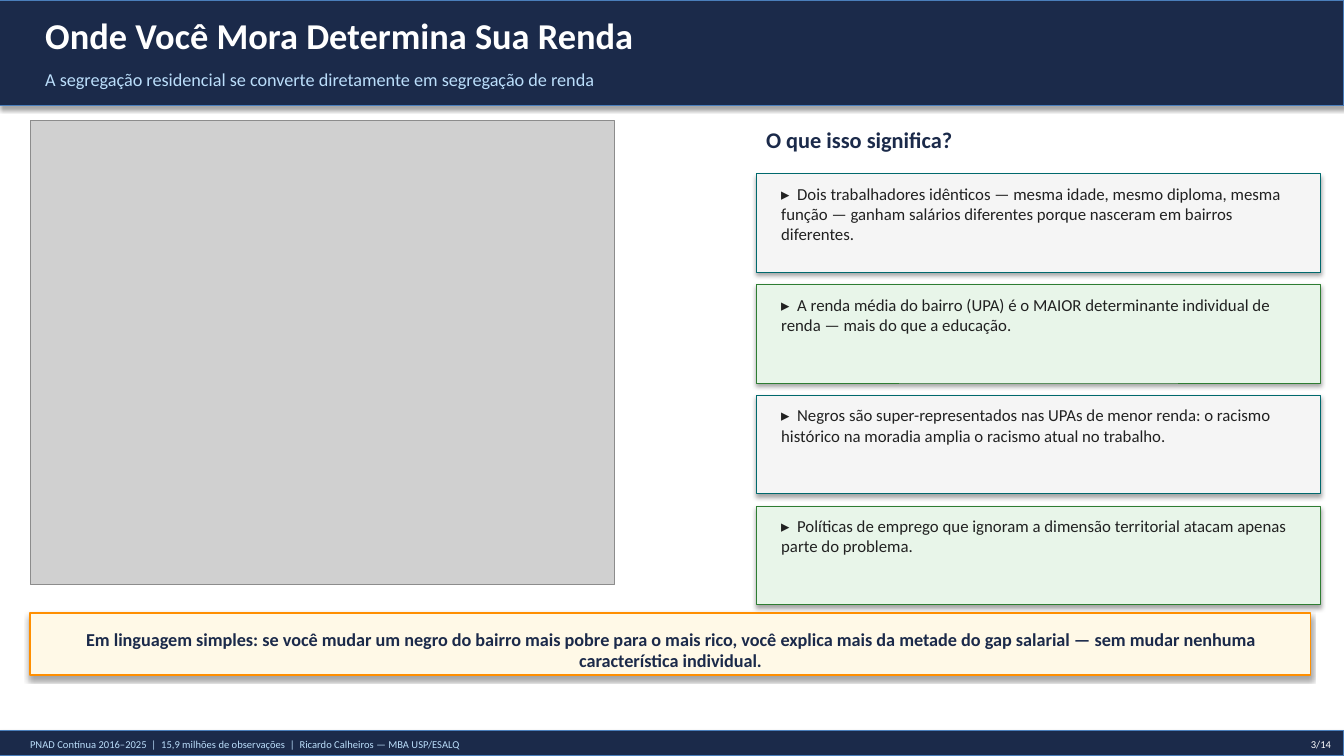
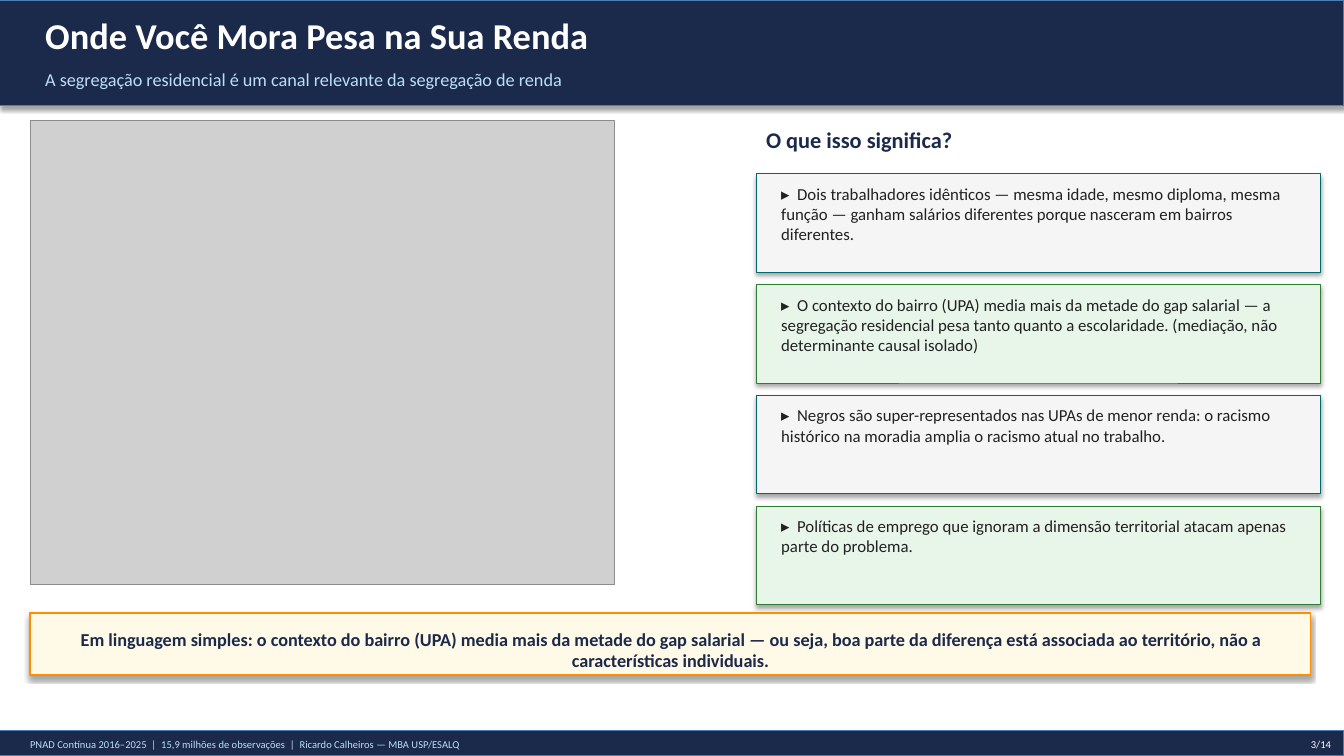
Before and after one commit to rickinrj-ux/ProjetoRacismoPNAD, a slide deck: slide 3 of entregaveis/apresentacao_executiva.pptx. Drawn at 1344x756 pixels with LibreOffice and Linux fonts; fonts in the diff are those of the drawing; grey boxes stand for pictures. Boxes give left, top, right and bottom in pixels: in the first picture for what was removed or moved away, otherwise in the second. Text is boxed around its words. In the diff, an @@ line names an element or a change of style, - is before the commit and + after.

```diff
--- a/entregaveis/apresentacao_executiva.pptx
+++ b/entregaveis/apresentacao_executiva.pptx
@@ text at box(45, 23, 588, 50): text changed @@
-Onde Você Mora Determina Sua Renda
+Onde Você Mora Pesa na Sua Renda
@@ text at box(45, 73, 562, 89): text changed @@
-A segregação residencial se converte diretamente em segregação de renda
+A segregação residencial é um canal relevante da segregação de renda
@@ text at box(781, 299, 1277, 353): text changed @@
-▸ A renda média do bairro (UPA) é o MAIOR determinante individual de renda — mais do que a educação.
+▸ O contexto do bairro (UPA) media mais da metade do gap salarial — a segregação residencial pesa tanto quanto a escolaridade. (mediação, não determinante causal isolado)
@@ text at box(81, 632, 1261, 667): text changed @@
-Em linguagem simples: se você mudar um negro do bairro mais pobre para o mais rico, você explica mais da metade do gap salarial — sem mudar nenhuma característica individual.
+Em linguagem simples: o contexto do bairro (UPA) media mais da metade do gap salarial — ou seja, boa parte da diferença está associada ao território, não a características individuais.
```
Also in this commit, not shown: 1 other slide changed, 3 slides removed, 4 other files.
